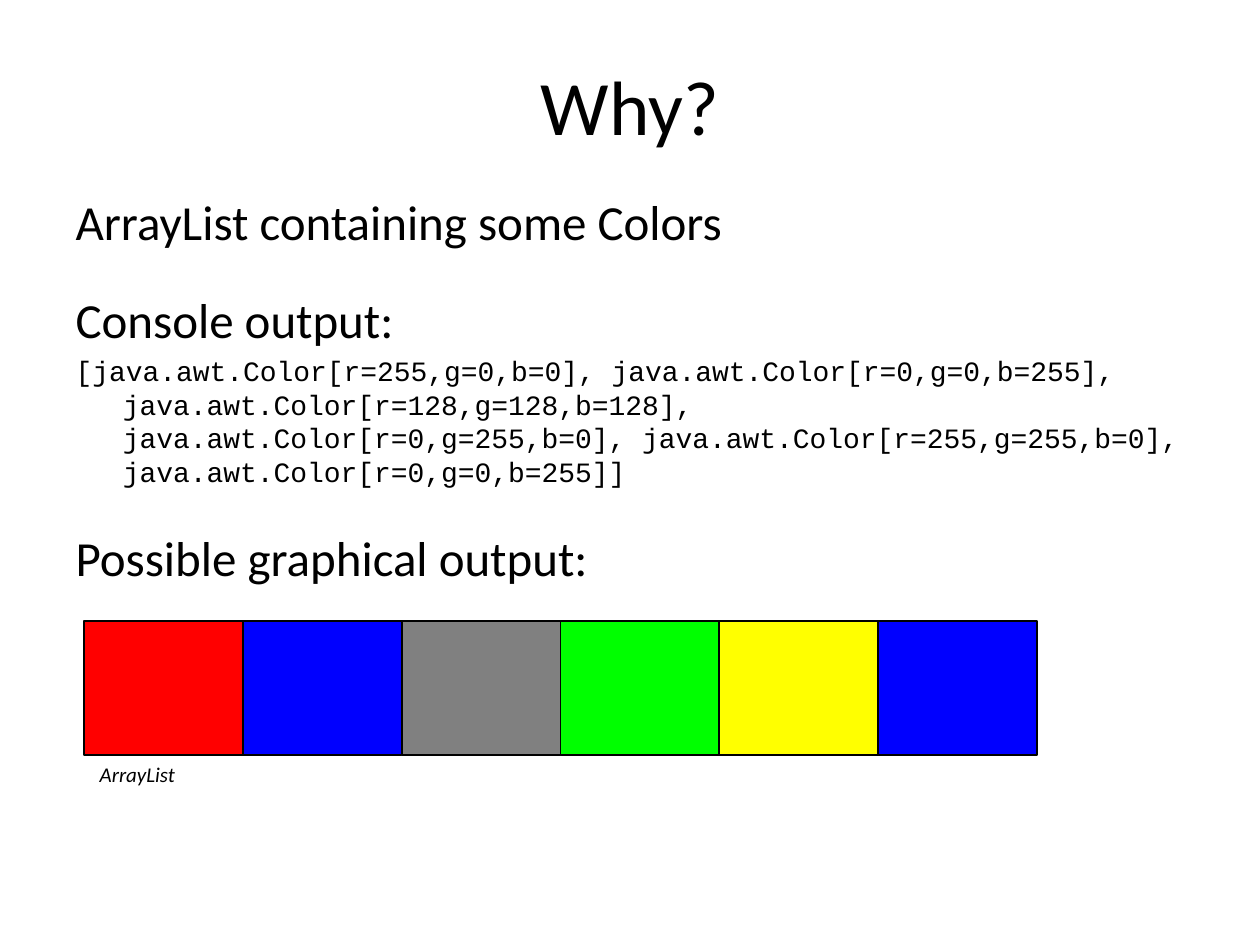
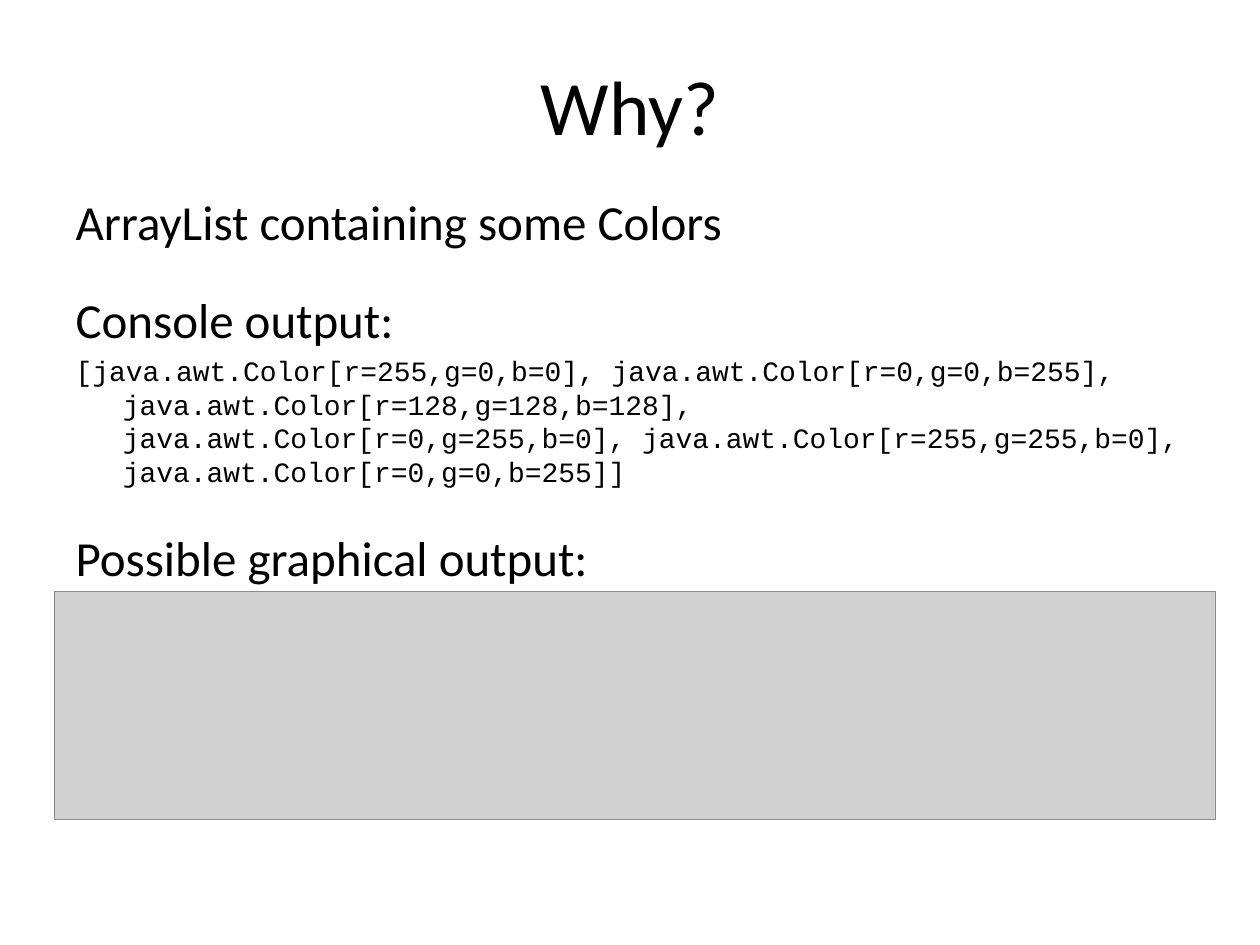
Before and after one commit to CedricReichenbach/DoodleDebug, a slide deck: slide 2 of presentation/Visualizing Objects in Java.pptx. Drawn at 1260x945 pixels with LibreOffice and Linux fonts; fonts in the diff are those of the drawing; grey boxes stand for pictures. Boxes give left, top, right and bottom in pixels: in the first picture for what was removed or moved away, otherwise in the second. Text is boxed around its words. In the diff, an @@ line names an element or a change of style, - is before the commit and + after.

```diff
--- a/presentation/Visualizing Objects in Java.pptx
+++ b/presentation/Visualizing Objects in Java.pptx
@@ picture added at bbox=[54, 591, 1215, 819] @@
@@ group removed at bbox=[84, 621, 1037, 786]: 6 rectangles, 1 text @@
-ArrayList
```
Also in this commit, not shown: 1 other slide changed, 6 slides added, 7 slides removed, 2 other files.
